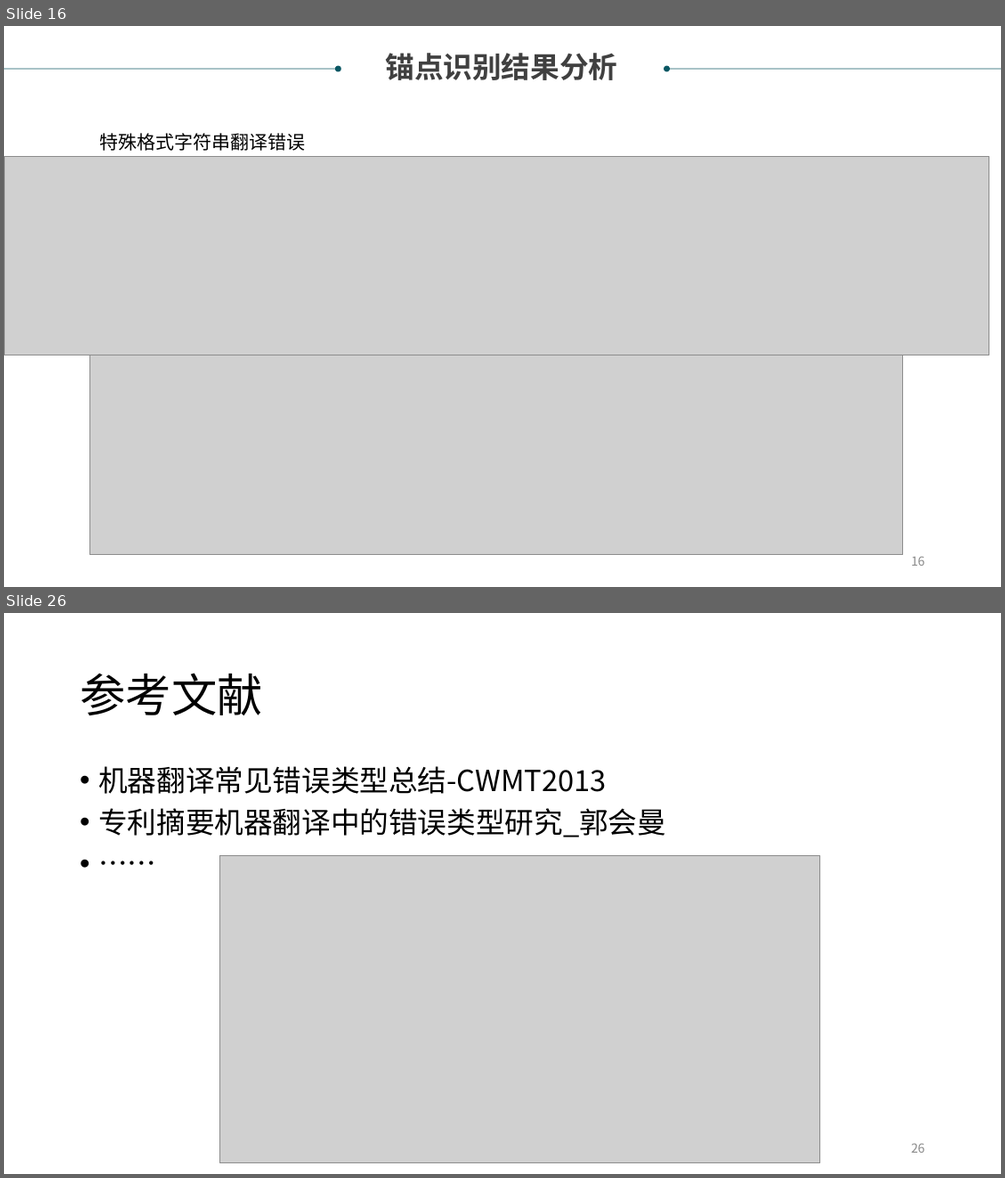
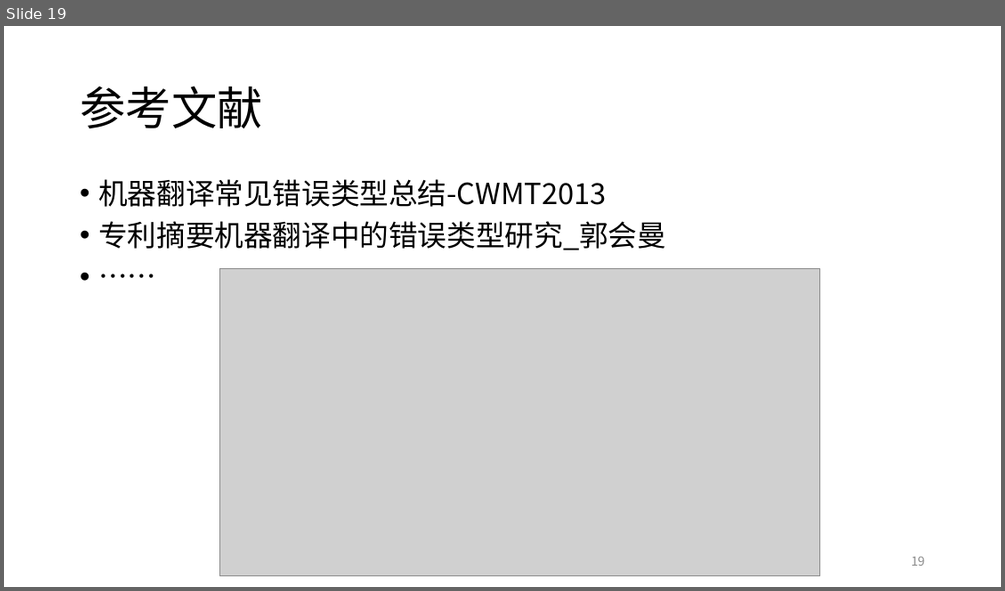
Before and after one commit to xiabo0816/PatTransErrorDetect, a slide deck: documents/翻译锚点识别项目.ppt. Shown one above the other, each under a label of ours: slides 16 and 26 before the commit, slide 19 after it; the slides between them are not shown. The pictures are 1005x1178 and 1005x591 pixels, drawn with LibreOffice and Linux fonts; fonts in the diff are those of the drawing; grey boxes stand for pictures. Boxes give left, top, right and bottom in pixels: in the first picture for what was removed or moved away, otherwise in the second. Text is boxed around its words. In the diff, an @@ line names an element or a change of style, - is before the commit and + after.

```diff
--- a/documents/翻译锚点识别项目.ppt
+++ b/documents/翻译锚点识别项目.ppt
@@ slide 16 removed at [4, 26, 1001, 587], background #FFFFFF @@
@@ arrow removed from (4, 69) to (338, 69) @@
@@ text removed at [385, 53, 617, 80] @@
-锚点识别结果分析
@@ arrow removed from (1000, 69) to (666, 69) @@
@@ picture removed at [4, 157, 988, 355] @@
@@ text removed at [99, 133, 305, 151] @@
-特殊格式字符串翻译错误
@@ picture removed at [90, 354, 902, 555] @@
@@ page number removed at [911, 556, 924, 565] @@
-16
@@ what was slide 26 is now slide 19 @@
@@ page number at [911, 556, 924, 565]: text changed @@
-26
+19
```
Also in this commit, not shown: 8 slides changed, 6 other slides removed, 10 other files.
